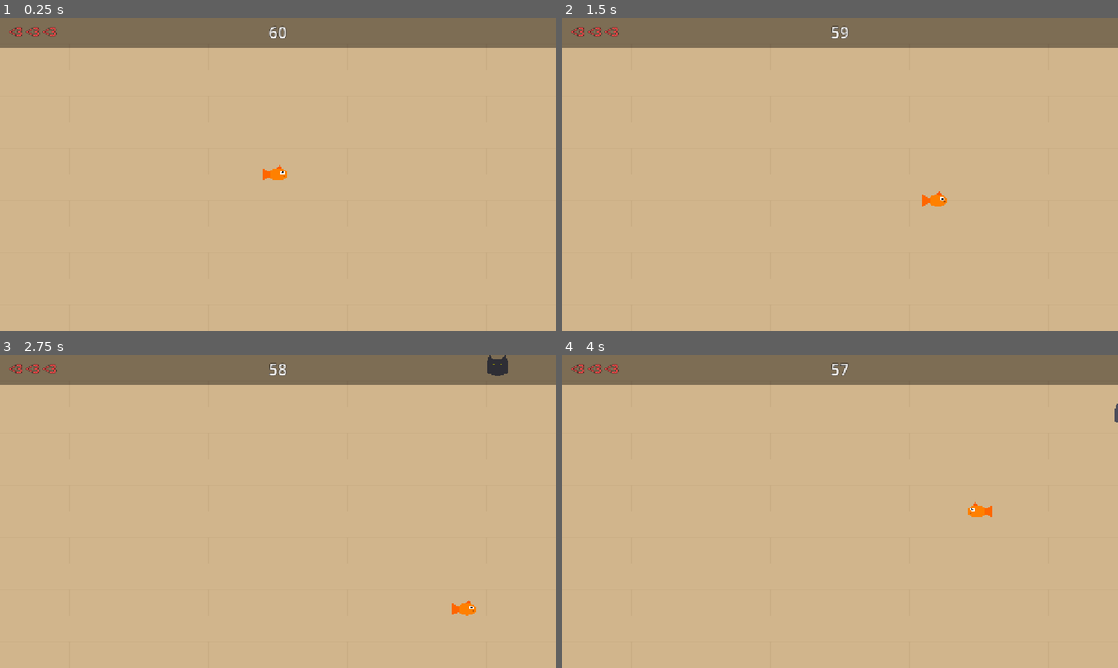
Above: before the commit, frames 1-4 (two rows, left to right).
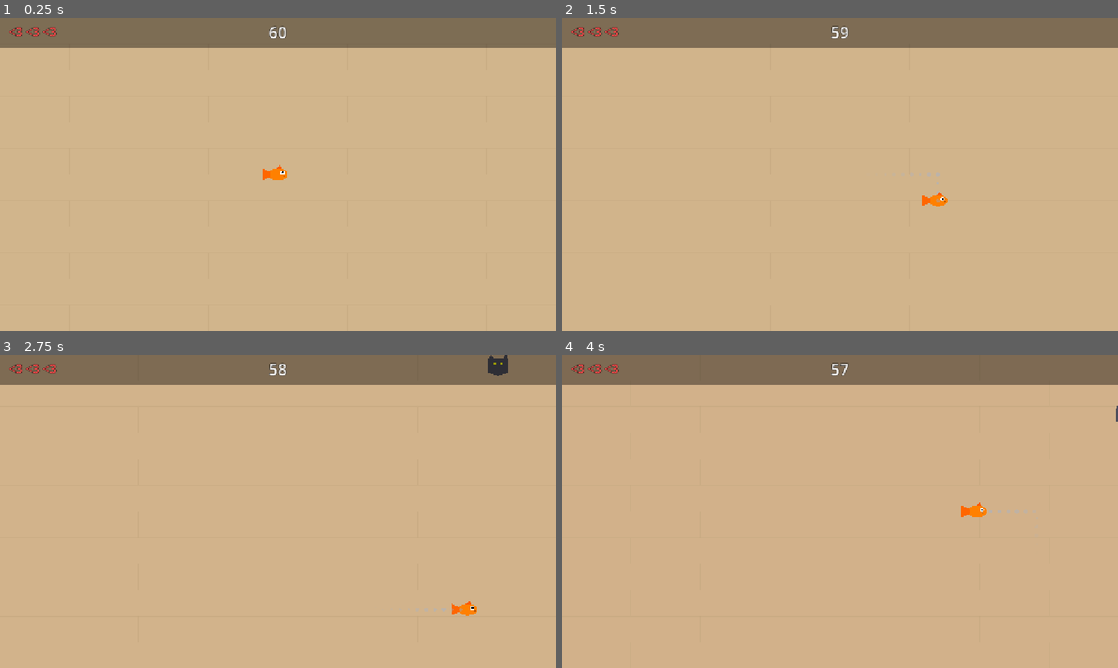
Above: after the commit, the same moments.

Repository: vppillai/godot_slop
Game: Godot game, scene res://scenes/main.tscn
The game is run twice, just before and just after one commit, with the same random seed, the same clock (stepped at 60 frames per second) and the same inputs.
Inputs:
- Up to frame 1 (0.25 s): no input
- Up to frame 2 (1.5 s): tap Enter at 0.5 s; hold D (move_right) 0.53-1.28 s; hold S (move_down) from 1.28 s (still down)
- Up to frame 3 (2.75 s): release S (move_down) at 2.03 s; hold D (move_right) from 2.03 s (still down)
- Up to frame 4 (4 s): release D (move_right) at 2.78 s; hold W (move_up) 2.78-3.53 s; hold A (move_left) from 3.53 s (still down)

The runs differ from the first frame. In frame 2, less than 0.1% of the frame differs, in the area x 64-70%, y 49-61%; in frame 3, less than 0.1%; in frame 4, 0.1%, in the area x 71-100%, y 15-52%.

Commit message:
feat: add all 12 juice/chaos features
1. Fish leaves wet trail (blue splat marks that fade)
2. Shoes tumble-spin, furniture wobbles
3. Camera slowly zooms in, tilts in final 15s
4. Water splash particles on hit (CPUParticles2D)
5. Water droplet pickups restore 1 HP
6. Cat pounce warning (red circle before lunge)
7. Speed boost puddles (2s burst of speed)
8. Second Roomba spawns at 55s ("ANOTHER ONE?!")
9. Floating text pop-ups on events (YIKES!, PHEW!, ZOOM!, etc.)
10. Fish wiggles/squishes while moving
11. Floor color shifts from tan to red over 60s
12. Victory spin dance on win

Diff:
--- /dev/null
+++ b/scenes/hazards/puddle.tscn
@@ -0,0 +1,14 @@
+[gd_scene load_steps=3 format=3]
+
+[ext_resource type="Script" path="res://scripts/puddle.gd" id="1_puddle"]
+
+[sub_resource type="RectangleShape2D" id="RectangleShape2D_puddle"]
+size = Vector2(56, 32)
+
+[node name="Puddle" type="Area2D"]
+collision_layer = 4
+collision_mask = 1
+script = ExtResource("1_puddle")
+
+[node name="CollisionShape2D" type="CollisionShape2D" parent="."]
+shape = SubResource("RectangleShape2D_puddle")
--- /dev/null
+++ b/scenes/hazards/water_droplet.tscn
@@ -0,0 +1,14 @@
+[gd_scene load_steps=3 format=3]
+
+[ext_resource type="Script" path="res://scripts/water_droplet.gd" id="1_drop"]
+
+[sub_resource type="CircleShape2D" id="CircleShape2D_drop"]
+radius = 10.0
+
+[node name="WaterDroplet" type="Area2D"]
+collision_layer = 4
+collision_mask = 1
+script = ExtResource("1_drop")
+
+[node name="CollisionShape2D" type="CollisionShape2D" parent="."]
+shape = SubResource("CircleShape2D_drop")
--- a/scenes/main.tscn
+++ b/scenes/main.tscn
@@ -16,6 +16,9 @@
 [node name="FloorLines" type="Node2D" parent="."]
 script = ExtResource("4_floor")
 
+[node name="Camera" type="Camera2D" parent="."]
+position = Vector2(640, 360)
+
 [node name="Player" parent="." instance=ExtResource("2_player")]
 position = Vector2(640, 360)
 
--- a/scripts/fish_body.gd
+++ b/scripts/fish_body.gd
@@ -1,8 +1,20 @@
 extends Node2D
+
+var time: float = 0.0
+
+func _process(delta: float) -> void:
+	time += delta
+	var parent := get_parent() as CharacterBody2D
+	if parent and parent.velocity.length() > 10.0:
+		# Wiggle while moving
+		scale.y = 1.0 + sin(time * 15.0) * 0.15
+		scale.x = 1.0 - sin(time * 15.0) * 0.05
+	else:
+		scale.y = lerpf(scale.y, 1.0, delta * 5.0)
+		scale.x = lerpf(scale.x, 1.0, delta * 5.0)
 
 func _draw() -> void:
 	# Fish body (orange ellipse)
-	var body_color := modulate
 	var points := PackedVector2Array()
 	for i in range(24):
 		var angle := i * TAU / 24.0
--- /dev/null
+++ b/scripts/floating_text.gd
@@ -0,0 +1,18 @@
+extends Node2D
+
+var text: String = ""
+var color: Color = Color.YELLOW
+
+func _ready() -> void:
+	var tween := create_tween()
+	tween.set_parallel(true)
+	tween.tween_property(self, "position:y", position.y - 60.0, 1.2)
+	tween.tween_property(self, "modulate:a", 0.0, 1.2)
+	tween.tween_property(self, "scale", Vector2(1.3, 1.3), 1.2)
+	tween.set_parallel(false)
+	tween.tween_callback(queue_free)
+
+func _draw() -> void:
+	var font := ThemeDB.fallback_font
+	draw_string_outline(font, Vector2(-60, 0), text, HORIZONTAL_ALIGNMENT_CENTER, 120, 22, 4, Color.BLACK)
+	draw_string(font, Vector2(-60, 0), text, HORIZONTAL_ALIGNMENT_CENTER, 120, 22, color)
--- a/scripts/hazards/cat.gd
+++ b/scripts/hazards/cat.gd
@@ -4,12 +4,17 @@
 const LUNGE_SPEED: float = 400.0
 const LUNGE_RANGE: float = 120.0
 const DIRECTION_CHANGE_TIME: float = 2.0
+const WARNING_DURATION: float = 0.35
 
+enum State { WANDER, WARNING, LUNGE }
+
+var state: State = State.WANDER
 var direction: Vector2 = Vector2.RIGHT
 var dir_timer: float = 0.0
-var lunging: bool = false
 var lunge_dir: Vector2 = Vector2.ZERO
 var lunge_timer: float = 0.0
+var warning_timer: float = 0.0
+var warning_target: Vector2 = Vector2.ZERO
 var player_ref: CharacterBody2D = null
 
 func _ready() -> void:
@@ -21,11 +26,14 @@
 	player_ref = player
 
 func _physics_process(delta: float) -> void:
-	if lunging:
-		_process_lunge(delta)
-		return
-	_process_wander(delta)
-	_check_lunge()
+	match state:
+		State.WANDER:
+			_process_wander(delta)
+			_check_lunge()
+		State.WARNING:
+			_process_warning(delta)
+		State.LUNGE:
+			_process_lunge(delta)
 	_cleanup_if_offscreen()
 
 func _process_wander(delta: float) -> void:
@@ -40,16 +48,32 @@
 		return
 	var dist := position.distance_to(player_ref.position)
 	if dist < LUNGE_RANGE:
-		lunging = true
-		lunge_dir = (player_ref.position - position).normalized()
+		state = State.WARNING
+		warning_timer = WARNING_DURATION
+		warning_target = player_ref.position
+		queue_redraw()
+
+func _process_warning(delta: float) -> void:
+	warning_timer -= delta
+	queue_redraw()
+	if warning_timer <= 0.0:
+		state = State.LUNGE
+		lunge_dir = (warning_target - position).normalized()
 		lunge_timer = 0.3
+		queue_redraw()
 
 func _process_lunge(delta: float) -> void:
 	position += lunge_dir * LUNGE_SPEED * delta
 	lunge_timer -= delta
 	if lunge_timer <= 0.0:
-		lunging = false
+		state = State.WANDER
 		dir_timer = DIRECTION_CHANGE_TIME
+		queue_redraw()
+
+func _draw() -> void:
+	if state == State.WARNING:
+		var alpha := 0.12 + sin(warning_timer * 20.0) * 0.06
+		draw_circle(Vector2.ZERO, LUNGE_RANGE, Color(1, 0, 0, alpha))
 
 func _cleanup_if_offscreen() -> void:
 	if position.x < -100 or position.x > 1380 or position.y < -100 or position.y > 820:
--- a/scripts/hazards/furniture.gd
+++ b/scripts/hazards/furniture.gd
@@ -3,15 +3,18 @@
 const SPEED: float = 80.0
 
 var direction: Vector2 = Vector2.RIGHT
+var wobble_offset: float = 0.0
 
 func _ready() -> void:
 	body_entered.connect(_on_body_entered)
+	wobble_offset = randf() * TAU
 
 func setup(dir: Vector2) -> void:
 	direction = dir.normalized()
 
 func _physics_process(delta: float) -> void:
 	position += direction * SPEED * delta
+	rotation = sin(Time.get_ticks_msec() * 0.004 + wobble_offset) * 0.06
 	if position.x < -200 or position.x > 1480 or position.y < -200 or position.y > 920:
 		queue_free()
 
--- a/scripts/hazards/shoe.gd
+++ b/scripts/hazards/shoe.gd
@@ -9,10 +9,10 @@
 
 func setup(dir: Vector2) -> void:
 	direction = dir.normalized()
-	rotation = direction.angle()
 
 func _physics_process(delta: float) -> void:
 	position += direction * SPEED * delta
+	rotation += 10.0 * delta  # Tumble spin
 	if position.x < -80 or position.x > 1360 or position.y < -80 or position.y > 800:
 		queue_free()
 
--- a/scripts/main.gd
+++ b/scripts/main.gd
@@ -2,6 +2,8 @@
 
 @onready var hud: CanvasLayer = $HUD
 @onready var player: CharacterBody2D = $Player
+@onready var floor_rect: ColorRect = $Floor
+@onready var camera: Camera2D = $Camera
 
 var time_remaining: float = 60.0
 var game_active: bool = true
@@ -10,6 +12,9 @@
 var shoe_scene: PackedScene = preload("res://scenes/hazards/shoe.tscn")
 var furniture_scene: PackedScene = preload("res://scenes/hazards/furniture.tscn")
 var roomba_scene: PackedScene = preload("res://scenes/hazards/roomba.tscn")
+var droplet_scene: PackedScene = preload("res://scenes/hazards/water_droplet.tscn")
+var puddle_scene: PackedScene = preload("res://scenes/hazards/puddle.tscn")
+var floating_text_script: GDScript = preload("res://scripts/floating_text.gd")
 
 var cat_spawn_interval: float = 3.0
 var cat_spawn_timer: float = 2.0
@@ -18,6 +23,14 @@
 var furniture_spawn_interval: float = 4.0
 var furniture_spawn_timer: float = 0.0
 var roomba_spawned: bool = false
+var second_roomba_spawned: bool = false
+var droplet_spawn_interval: float = 8.0
+var droplet_spawn_timer: float = 5.0
+var puddle_spawn_interval: float = 12.0
+var puddle_spawn_timer: float = 10.0
+
+var floor_start_color := Color(0.82, 0.71, 0.55, 1)
+var floor_end_color := Color(0.85, 0.5, 0.4, 1)
 
 func _ready() -> void:
 	hud.update_hp(player.hp)
@@ -33,6 +46,8 @@
 	hud.update_timer(time_remaining)
 	hud.update_hp(player.hp)
 	_spawn_hazards(delta)
+	_spawn_pickups(delta)
+	_update_atmosphere()
 
 func _spawn_hazards(delta: float) -> void:
 	var elapsed := 60.0 - time_remaining
@@ -58,6 +73,41 @@
 	if elapsed >= 45.0 and not roomba_spawned:
 		_spawn_roomba()
 		roomba_spawned = true
+		_spawn_floating_text_at(
+			Vector2(640, 300), "NOT THE ROOMBA!", Color(1, 0.2, 0.2)
+		)
+
+	if elapsed >= 55.0 and not second_roomba_spawned:
+		_spawn_roomba()
+		second_roomba_spawned = true
+		_spawn_floating_text_at(
+			Vector2(640, 300), "ANOTHER ONE?!", Color(1, 0.1, 0.1)
+		)
+
+func _spawn_pickups(delta: float) -> void:
+	droplet_spawn_timer -= delta
+	if droplet_spawn_timer <= 0.0:
+		_spawn_droplet()
+		droplet_spawn_timer = droplet_spawn_interval
+
+	puddle_spawn_timer -= delta
+	if puddle_spawn_timer <= 0.0:
+		_spawn_puddle()
+		puddle_spawn_timer = puddle_spawn_interval
+
+func _update_atmosphere() -> void:
+	var elapsed := 60.0 - time_remaining
+	var t := elapsed / 60.0
+
+	# Floor gets redder over time
+	floor_rect.color = floor_start_color.lerp(floor_end_color, t)
+
+	# Camera slowly zooms in and tilts in the final stretch
+	camera.zoom = Vector2(1.0 + t * 0.08, 1.0 + t * 0.08)
+	if elapsed > 45.0:
+		camera.rotation = sin(Time.get_ticks_msec() * 0.003) * 0.015 * (t * 2.0)
+	else:
+		camera.rotation = 0.0
 
 func _spawn_cat() -> void:
 	var cat: Area2D = cat_scene.instantiate()
@@ -97,6 +147,24 @@
 	roomba.setup(player)
 	add_child(roomba)
 
+func _spawn_droplet() -> void:
+	var drop: Area2D = droplet_scene.instantiate()
+	drop.position = Vector2(randf_range(80, 1200), randf_range(80, 640))
+	add_child(drop)
+
+func _spawn_puddle() -> void:
+	var puddle: Area2D = puddle_scene.instantiate()
+	puddle.position = Vector2(randf_range(80, 1200), randf_range(80, 640))
+	add_child(puddle)
+
+func _spawn_floating_text_at(pos: Vector2, text: String, color: Color) -> void:
+	var ft := Node2D.new()
+	ft.set_script(floating_text_script)
+	ft.position = pos
+	ft.text = text
+	ft.color = color
+	add_child(ft)
+
 func _random_edge_position() -> Vector2:
 	var edge := randi() % 4
 	match edge:
@@ -108,6 +176,7 @@
 
 func _win() -> void:
 	game_active = false
+	player.victory_dance()
 	hud.show_win()
 
 func _on_player_died() -> void:
--- a/scripts/player.gd
+++ b/scripts/player.gd
@@ -1,8 +1,12 @@
 extends CharacterBody2D
 
 signal died
+signal took_damage
+signal healed
+signal boosted
 
 const SPEED: float = 300.0
+const BOOST_SPEED: float = 550.0
 const MAX_HP: int = 3
 const INVINCIBILITY_DURATION: float = 1.5
 
@@ -10,24 +14,43 @@
 var invincible: bool = false
 var invincible_timer: float = 0.0
 var flash_timer: float = 0.0
+var trail_timer: float = 0.0
+var speed_boost_timer: float = 0.0
+var active: bool = true
+
+var trail_drop_script: GDScript = preload("res://scripts/trail_drop.gd")
+var floating_text_script: GDScript = preload("res://scripts/floating_text.gd")
+
+var hit_messages: Array[String] = ["YIKES!", "OH NO!", "OUCH!", "EEK!", "SPLAT!", "ACK!"]
 
 func _physics_process(delta: float) -> void:
-	_handle_movement()
+	if not active:
+		return
+	_handle_movement(delta)
 	_handle_invincibility(delta)
+	_handle_trail(delta)
 	_clamp_to_screen()
 
-func _handle_movement() -> void:
+func _get_current_speed() -> float:
+	if speed_boost_timer > 0.0:
+		return BOOST_SPEED
+	return SPEED
+
+func _handle_movement(delta: float) -> void:
 	var input_dir := Vector2.ZERO
 	input_dir.x = Input.get_axis("move_left", "move_right")
 	input_dir.y = Input.get_axis("move_up", "move_down")
 	if input_dir.length() > 1.0:
 		input_dir = input_dir.normalized()
-	velocity = input_dir * SPEED
+	velocity = input_dir * _get_current_speed()
 	move_and_slide()
 	if input_dir.x < 0:
-		$Body.scale.x = -1
+		$Body.scale.x = -abs($Body.scale.x)
 	elif input_dir.x > 0:
-		$Body.scale.x = 1
+		$Body.scale.x = abs($Body.scale.x)
+	# Speed boost countdown
+	if speed_boost_timer > 0.0:
+		speed_boost_timer -= delta
 
 func _handle_invincibility(delta: float) -> void:
 	if not invincible:
@@ -41,6 +64,17 @@
 		invincible = false
 		$Body.visible = true
 
+func _handle_trail(delta: float) -> void:
+	if velocity.length() < 10.0:
+		return
+	trail_timer -= delta
+	if trail_timer <= 0.0:
+		trail_timer = 0.06
+		var drop := Node2D.new()
+		drop.set_script(trail_drop_script)
+		drop.position = position
+		get_parent().add_child(drop)
+
 func _clamp_to_screen() -> void:
 	var vp_size := get_viewport_rect().size
 	position.x = clampf(position.x, 20.0, vp_size.x - 20.0)
@@ -51,14 +85,19 @@
 		return
 	hp -= 1
 	_update_appearance()
+	_spawn_hit_particles()
+	_spawn_floating_text(hit_messages[randi() % hit_messages.size()], Color(1, 0.3, 0.3))
+	took_damage.emit()
 	if hp <= 0:
 		died.emit()
+		active = false
 		set_physics_process(false)
 		$Body.visible = false
 		return
 	invincible = true
 	invincible_timer = INVINCIBILITY_DURATION
 	flash_timer = 0.1
+	# Screen shake
 	var tween := get_tree().create_tween()
 	var original_pos := position
 	for i in range(6):
@@ -66,13 +105,62 @@
 		tween.tween_property(self, "position", original_pos + offset, 0.03)
 	tween.tween_property(self, "position", original_pos, 0.03)
 
+func heal() -> void:
+	if hp >= MAX_HP:
+		return
+	hp += 1
+	_update_appearance()
+	_spawn_floating_text("PHEW!", Color(0.3, 1.0, 0.5))
+	healed.emit()
+
+func apply_speed_boost() -> void:
+	speed_boost_timer = 2.0
+	_spawn_floating_text("ZOOM!", Color(0.3, 0.8, 1.0))
+	boosted.emit()
+
+func victory_dance() -> void:
+	active = false
+	velocity = Vector2.ZERO
+	var tween := create_tween()
+	tween.tween_property($Body, "rotation", TAU * 3, 1.5).set_ease(Tween.EASE_IN_OUT)
+	tween.parallel().tween_property($Body, "scale", Vector2(1.4, 1.4), 0.8)
+	tween.parallel().tween_property($Body, "scale", Vector2(1.0, 1.0), 0.7).set_delay(0.8)
+
 func _update_appearance() -> void:
 	match hp:
 		3:
-			$Body.modulate = Color(1.0, 0.6, 0.1)
+			$Body.modulate = Color(1.0, 1.0, 1.0)
 		2:
-			$Body.modulate = Color(0.9, 0.7, 0.4)
+			$Body.modulate = Color(0.85, 0.85, 0.7)
 		1:
-			$Body.modulate = Color(0.7, 0.7, 0.5)
+			$Body.modulate = Color(0.65, 0.65, 0.55)
 		_:
 			$Body.modulate = Color(0.5, 0.5, 0.5)
+
+func _spawn_hit_particles() -> void:
+	var particles := CPUParticles2D.new()
+	particles.position = position
+	particles.emitting = true
+	particles.one_shot = true
+	particles.explosiveness = 1.0
+	particles.amount = 12
+	particles.lifetime = 0.5
+	particles.speed_scale = 2.0
+	particles.direction = Vector2.ZERO
+	particles.spread = 180.0
+	particles.initial_velocity_min = 80.0
+	particles.initial_velocity_max = 180.0
+	particles.gravity = Vector2(0, 200)
+	particles.scale_amount_min = 2.0
+	particles.scale_amount_max = 5.0
+	particles.color = Color(0.4, 0.6, 1.0, 0.8)
+	get_parent().add_child(particles)
+	get_tree().create_tween().tween_callback(particles.queue_free).set_delay(1.5)
+
+func _spawn_floating_text(msg: String, col: Color) -> void:
+	var ft := Node2D.new()
+	ft.set_script(floating_text_script)
+	ft.position = position + Vector2(0, -30)
+	ft.text = msg
+	ft.color = col
+	get_parent().add_child(ft)
--- /dev/null
+++ b/scripts/puddle.gd
@@ -0,0 +1,23 @@
+extends Area2D
+
+func _ready() -> void:
+	body_entered.connect(_on_body_entered)
+
+func _draw() -> void:
+	# Blue translucent puddle
+	var points := PackedVector2Array()
+	for i in range(20):
+		var angle := i * TAU / 20.0
+		points.append(Vector2(cos(angle) * 28.0, sin(angle) * 16.0))
+	draw_colored_polygon(points, Color(0.4, 0.65, 1.0, 0.25))
+	# Inner highlight
+	var inner := PackedVector2Array()
+	for i in range(12):
+		var angle := i * TAU / 12.0
+		inner.append(Vector2(cos(angle) * 16.0 - 4.0, sin(angle) * 8.0 - 2.0))
+	draw_colored_polygon(inner, Color(0.6, 0.8, 1.0, 0.2))
+
+func _on_body_entered(body: Node) -> void:
+	if body is CharacterBody2D and body.has_method("apply_speed_boost"):
+		body.apply_speed_boost()
+		queue_free()
--- /dev/null
+++ b/scripts/trail_drop.gd
@@ -0,0 +1,9 @@
+extends Node2D
+
+func _ready() -> void:
+	var tween := create_tween()
+	tween.tween_property(self, "modulate:a", 0.0, 0.8)
+	tween.tween_callback(queue_free)
+
+func _draw() -> void:
+	draw_circle(Vector2.ZERO, randf_range(2.0, 5.0), Color(0.5, 0.7, 1.0, 0.35))
--- /dev/null
+++ b/scripts/water_droplet.gd
@@ -0,0 +1,31 @@
+extends Area2D
+
+var bob_base_y: float = 0.0
+var bob_time: float = 0.0
+
+func _ready() -> void:
+	body_entered.connect(_on_body_entered)
+	bob_base_y = position.y
+	bob_time = randf() * TAU
+
+func _process(delta: float) -> void:
+	bob_time += delta * 4.0
+	position.y = bob_base_y + sin(bob_time) * 4.0
+
+func _draw() -> void:
+	# Blue teardrop shape
+	var points := PackedVector2Array()
+	for i in range(16):
+		var angle := i * TAU / 16.0
+		var r := 8.0
+		if angle > PI * 0.8 and angle < PI * 1.2:
+			r = 4.0
+		points.append(Vector2(cos(angle) * r * 0.7, sin(angle) * r))
+	draw_colored_polygon(points, Color(0.3, 0.6, 1.0, 0.9))
+	# Shine highlight
+	draw_circle(Vector2(-2, -3), 2.5, Color(0.7, 0.9, 1.0, 0.7))
+
+func _on_body_entered(body: Node) -> void:
+	if body is CharacterBody2D and body.has_method("heal"):
+		body.heal()
+		queue_free()
